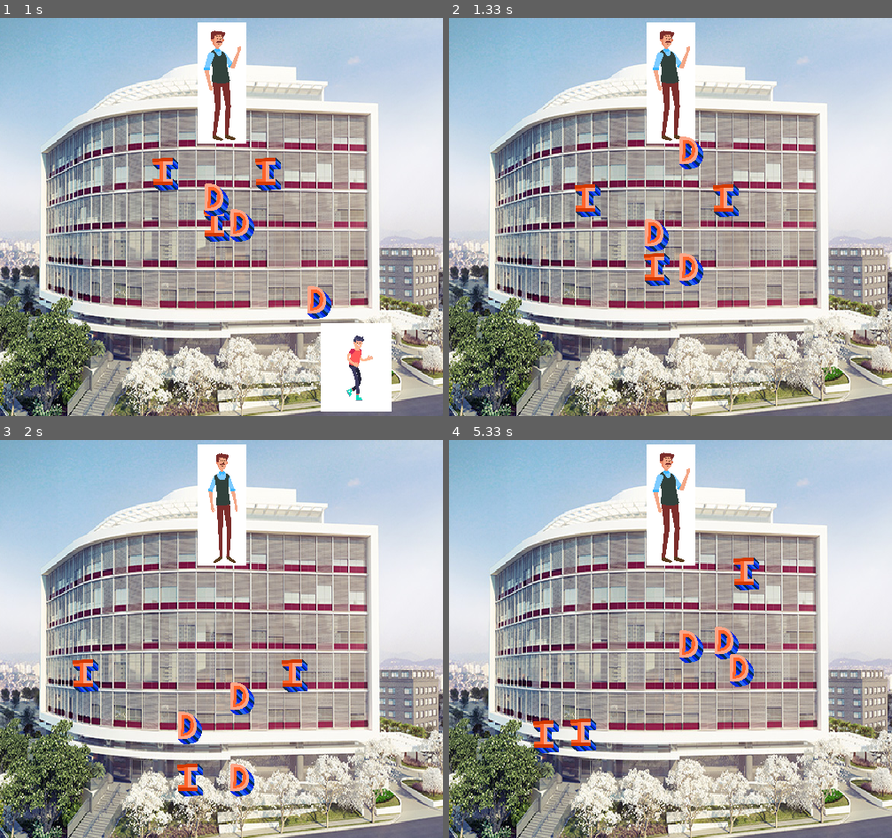
Above: before the commit, frames 1-4 (two rows, left to right).
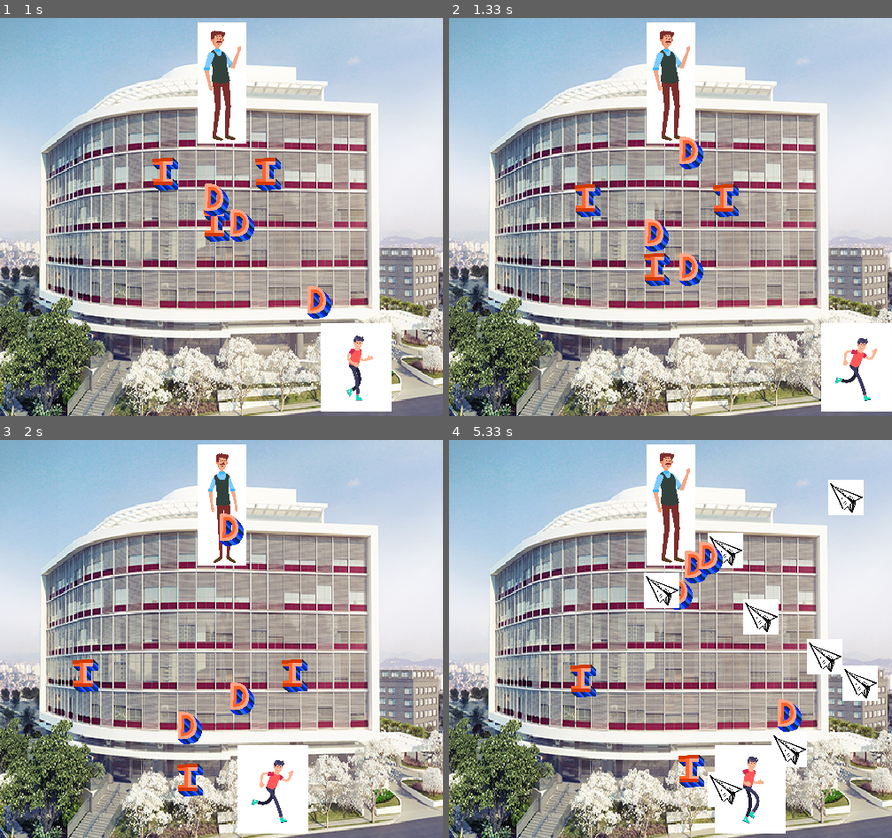
Above: after the commit, the same moments.

Repository: HudsonArauj/jogo_pygame
Game: pygame game, started from jogo_1.py
The game is run twice, just before and just after one commit, with the same random seed, the same clock (stepped at 60 frames per second) and the same inputs.
Inputs:
- Up to frame 1 (1 s): hold Right 0.33-0.8 s; hold Right from 0.83 s (still down)
- Up to frame 2 (1.33 s): release Right at 1.3 s
- Up to frame 3 (2 s): hold Left 1.33-1.87 s; hold Left from 1.9 s (still down)
- Up to frame 4 (5.33 s): release Left at 2.3 s; hold Right 2.33-2.97 s; tap Space at 3, 3.4, 3.7, 3.9, 4.2, 4.4, 4.7, 4.9, 5.2 s; hold Left 3.33-3.8 s; hold Right 3.83-4.3 s; hold Right 4.33-4.8 s; hold Left from 4.83 s (still down)

Frame 1 is identical in both runs. In frame 2, 3.3% of the frame differs, in the area x 84-100%, y 76-99%; in frame 3, 3.6%; in frame 4, 11%, in the area x 19-97%, y 10-99%.

Commit message:
Adicionei colisão do avião com o professor e um som

Diff:
--- a/jogo_1.py
+++ b/jogo_1.py
@@ -31,9 +31,9 @@
 recursos['aviao_imagem'] = pygame.transform.scale(recursos['aviao_imagem'], (comprimento_letras, altura_letras))
 pygame.mixer.music.load('sons/fundodojogo.mp3')
 pygame.mixer.music.set_volume(0.4)
-recursos['hit_professor'] = pygame.mixer.Sound('sons/atingeprof.wav')
+recursos['hit_aluno'] = pygame.mixer.Sound('sons/atingeprof.wav')
 recursos['lancamento_aviao'] = pygame.mixer.Sound('sons/lançamento.wav')
-recursos['hit_aluno'] = pygame.mixer.Sound('sons/atingealuno.wav')
+recursos['hit_professor'] = pygame.mixer.Sound('sons/atingealuno.wav')
 
 corrida = []
 professor = []
@@ -217,6 +217,10 @@
     #verifica se tem colisões com as letras
 
     if estado == JOGANDO:
+        colisao_avi = pygame.sprite.spritecollide(chefe, todos_avioes, True)
+        if len(colisao_avi)>0:
+            recursos['hit_professor'].play()
+
         colisoes = pygame.sprite.spritecollide(jogador, todas_letras, True)
         letras = [recursos['letra_D_imagem'], recursos['letra_I_imagem']]
         for a in colisoes: # As chaves são os elementos do primeiro grupo (meteoros) que colidiram com alguma bala
@@ -227,8 +231,8 @@
             todas_letras.add(imagem)
         if len(colisoes)>0:
             recursos['hit_aluno'].play()
-            jogador.kill()
-            estado = COLIDINDO
+            # jogador.kill()
+            # estado = COLIDINDO
     elif estado == COLIDINDO:
         state = ACABOU
 
